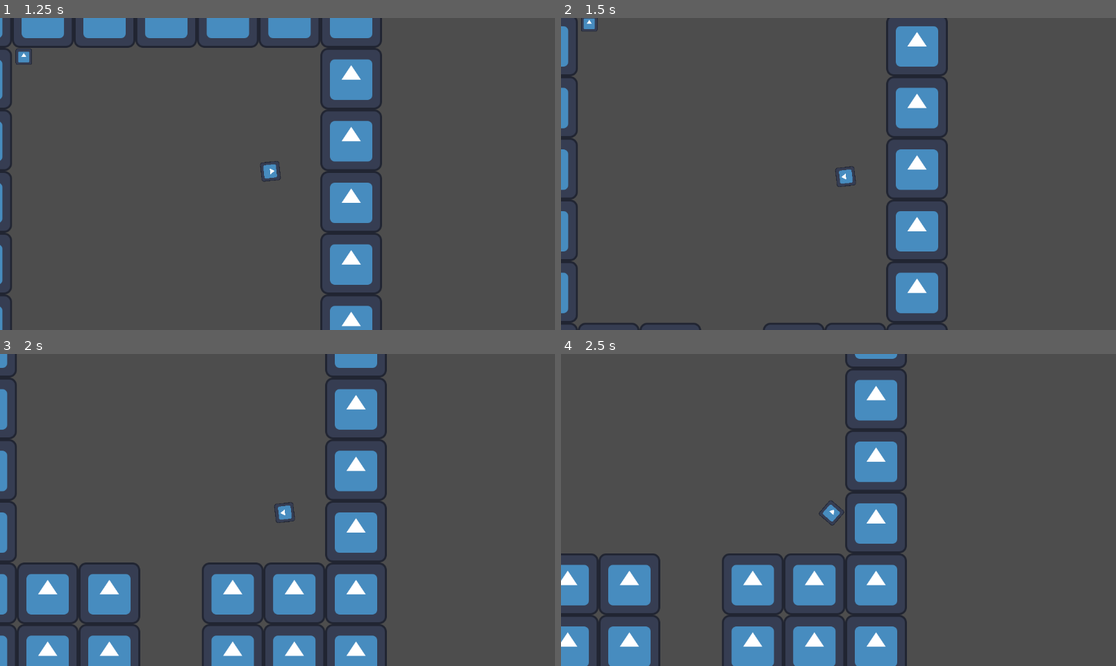
Above: before the commit, frames 1-4 (two rows, left to right).
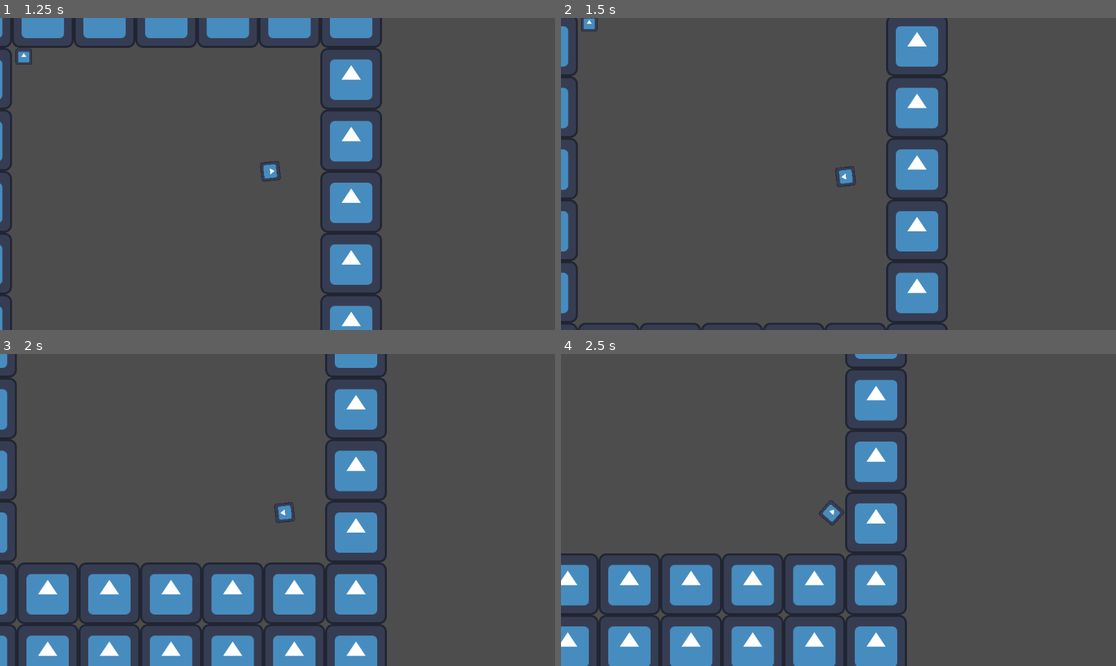
Above: after the commit, the same moments.

Repository: FaellEmiliano/Projeto_Jogo
Game: Godot game, scene res://Mundo.tscn
Two runs of this game, one before a commit and one after it. Both use one fixed random seed, a clock stepped at 60 frames per second and the inputs below. The engine's default icon, where the game draws it, is replaced by a stand-in: a white triangle on a blue panel in a dark square.
Inputs (mouse positions are in pixels of both pictures, inside the frame that each line leads up to):
- Up to frame 1 (1.25 s): move the mouse to (399, 158) at 0.52 s; hold Right (mov_direita) from 0.53 s (still down); click (399, 158) at 0.67 s
- Up to frame 2 (1.5 s): move the mouse to (727, 189) at 1.27 s; release Right (mov_direita) at 1.28 s; hold S (mov_baixo) from 1.28 s (still down)
- Up to frame 3 (2 s): keep holding S (mov_baixo)
- Up to frame 4 (2.5 s): move the mouse to (894, 441) at 2.02 s; release S (mov_baixo) at 2.03 s; hold Right (mov_direita) from 2.03 s (still down)

Frame 1 is identical in both runs. In frame 2, less than 0.1% of the frame differs, in the area x 25-37%, y 97-100%; in frame 3, 2.2%; in frame 4, 2.4%, in the area x 17-30%, y 63-100%.

Commit message:
Sistema de portas adicionado

Diff:
--- a/desenhador.gd
+++ b/desenhador.gd
@@ -49,16 +49,8 @@
 	if flag:
 		get_parent().get_node("jogador").position = sala_inst.position
 	#Fecha portas
-	var vizinhos = pegar_vizinhos(pos)
-	for c in vizinhos:
-		if c == "N":
-			sala_inst.remove_child(sala_inst.get_node("conexao_norte"))
-		if c == "S":
-			sala_inst.remove_child(sala_inst.get_node("conexao_sul"))
-		if c == "L":
-			sala_inst.remove_child(sala_inst.get_node("conexao_leste"))
-		if c == "O":
-			sala_inst.remove_child(sala_inst.get_node("conexao_oeste"))
+	sala_inst.abrir_portas(pegar_vizinhos(pos))
+
 
 func _ready() -> void:
 	for x in mapa.size():
--- a/sala.gd
+++ b/sala.gd
@@ -1,23 +1,36 @@
 extends Node2D
 var player_entrou :bool = false
+@onready var tilemap = $TileMapLayer
+var vizinhos_instanciados :Array
 
 
 func _on_area_sala_body_exited(body: Node2D) -> void:
 	if body.is_in_group("enimy"):
-		abrir_portas()
+		abrir_portas(vizinhos_instanciados)
 
-func fechar_portas():
-	add_child(get_node("portas"))
+func fechar_portas(vizinhos:Array):
+	for c in vizinhos:
+		if c == "N":
+			tilemap.set_cell(Vector2i(0,-3),0,Vector2i(0,0),0)
+		if c == "S":
+			tilemap.set_cell(Vector2i(0,3),0,Vector2i(0,0),0)
+		if c == "L":
+			tilemap.set_cell(Vector2i(3,0),0,Vector2i(0,0),0)
+		if c == "O":
+			tilemap.set_cell(Vector2i(-3,0),0,Vector2i(0,0),0)
 
-func abrir_portas():
-	remove_child(get_node("portas"))
-
-
-
-func _ready() -> void:
-	abrir_portas()
-
+func abrir_portas(vizinhos:Array):
+	vizinhos_instanciados = vizinhos
+	for c in vizinhos:
+		if c == "N":
+			tilemap.set_cell(Vector2i(0,-3),1,Vector2i(0,0),0)
+		if c == "S":
+			tilemap.set_cell(Vector2i(0,3),1,Vector2i(0,0),0)
+		if c == "L":
+			tilemap.set_cell(Vector2i(3,0),1,Vector2i(0,0),0)
+		if c == "O":
+			tilemap.set_cell(Vector2i(-3,0),1,Vector2i(0,0),0)
 
 func _on_area_sala_body_entered(body: Node2D) -> void:
 	if body.is_in_group("character"):
-		fechar_portas()
+		fechar_portas(vizinhos_instanciados)
--- a/sala.tscn
+++ b/sala.tscn
@@ -1,19 +1,27 @@
-[gd_scene load_steps=7 format=4 uid="uid://b1j42d7a8wjtd"]
+[gd_scene load_steps=8 format=4 uid="uid://b1j42d7a8wjtd"]
 
 [ext_resource type="Script" uid="uid://dtg5pnv470cbe" path="res://sala.gd" id="1_num3o"]
 [ext_resource type="Texture2D" uid="uid://br8bv3rwc2flx" path="res://icon.svg" id="1_qkma5"]
 [ext_resource type="PackedScene" uid="uid://d2yw5ewoqqtis" path="res://enimy.tscn" id="2_8p6ll"]
 
-[sub_resource type="TileSetAtlasSource" id="TileSetAtlasSource_8p6ll"]
+[sub_resource type="TileSetAtlasSource" id="TileSetAtlasSource_num3o"]
+resource_name = "parede"
 texture = ExtResource("1_qkma5")
 texture_region_size = Vector2i(128, 128)
 0:0/0 = 0
 0:0/0/physics_layer_0/polygon_0/points = PackedVector2Array(-64, -64, 64, -64, 64, 64, -64, 64)
 
-[sub_resource type="TileSet" id="TileSet_num3o"]
+[sub_resource type="TileSetAtlasSource" id="TileSetAtlasSource_d4nyj"]
+resource_name = "porta"
+texture = ExtResource("1_qkma5")
+texture_region_size = Vector2i(128, 128)
+0:0/0 = 0
+
+[sub_resource type="TileSet" id="TileSet_d4nyj"]
 tile_size = Vector2i(128, 128)
 physics_layer_0/collision_layer = 1
-sources/0 = SubResource("TileSetAtlasSource_8p6ll")
+sources/0 = SubResource("TileSetAtlasSource_num3o")
+sources/1 = SubResource("TileSetAtlasSource_d4nyj")
 
 [sub_resource type="RectangleShape2D" id="RectangleShape2D_8p6ll"]
 size = Vector2(675, 681)
@@ -22,32 +30,8 @@
 script = ExtResource("1_num3o")
 
 [node name="TileMapLayer" type="TileMapLayer" parent="."]
-tile_map_data = PackedByteArray("AAADAAIAAAAAAAAAAAADAAEAAAA …(256 unchanged characters)… AAAAAAAACAAMAAAAAAAAAAAADAAMAAAAAAAAAAAA=")
-tile_set = SubResource("TileSet_num3o")
-
-[node name="conexao_leste" type="Node2D" parent="."]
-
-[node name="TileMapLayer" type="TileMapLayer" parent="conexao_leste"]
-tile_map_data = PackedByteArray("AAADAAAAAAAAAAAAAAA=")
-tile_set = SubResource("TileSet_num3o")
-
-[node name="conexao_oeste" type="Node2D" parent="."]
-
-[node name="TileMapLayer" type="TileMapLayer" parent="conexao_oeste"]
-tile_map_data = PackedByteArray("AAD9/wAAAAAAAAAAAAA=")
-tile_set = SubResource("TileSet_num3o")
-
-[node name="conexao_sul" type="Node2D" parent="."]
-
-[node name="TileMapLayer" type="TileMapLayer" parent="conexao_sul"]
-tile_map_data = PackedByteArray("AAAAAAMAAAAAAAAAAAA=")
-tile_set = SubResource("TileSet_num3o")
-
-[node name="conexao_norte" type="Node2D" parent="."]
-
-[node name="TileMapLayer" type="TileMapLayer" parent="conexao_norte"]
-tile_map_data = PackedByteArray("AAAAAP3/AAAAAAAAAAA=")
-tile_set = SubResource("TileSet_num3o")
+tile_map_data = PackedByteArray("AAADAAIAAAAAAAAAAAADAAEAAAA …(256 unchanged characters)… AAAAAAAACAAMAAAAAAAAAAAADAAMAAAAAAAAAAAAAAP3/AAAAAAAAAAD9/wAAAAAAAAAAAAAAAAMAAAAAAAAAAAADAAAAAAAAAAAAAAA=")
+tile_set = SubResource("TileSet_d4nyj")
 
 [node name="enimy" parent="." instance=ExtResource("2_8p6ll")]
 position = Vector2(-232, -238)
@@ -58,31 +42,5 @@
 position = Vector2(62.5, 64.5)
 shape = SubResource("RectangleShape2D_8p6ll")
 
-[node name="portas" type="Node2D" parent="."]
-
-[node name="porta_leste" type="Node2D" parent="portas"]
-
-[node name="TileMapLayer" type="TileMapLayer" parent="portas/porta_leste"]
-tile_map_data = PackedByteArray("AAADAAAAAAAAAAAAAAA=")
-tile_set = SubResource("TileSet_num3o")
-
-[node name="porta_oeste" type="Node2D" parent="portas"]
-
-[node name="TileMapLayer" type="TileMapLayer" parent="portas/porta_oeste"]
-tile_map_data = PackedByteArray("AAD9/wAAAAAAAAAAAAA=")
-tile_set = SubResource("TileSet_num3o")
-
-[node name="porta_sul" type="Node2D" parent="portas"]
-
-[node name="TileMapLayer" type="TileMapLayer" parent="portas/porta_sul"]
-tile_map_data = PackedByteArray("AAAAAAMAAAAAAAAAAAA=")
-tile_set = SubResource("TileSet_num3o")
-
-[node name="porta_norte" type="Node2D" parent="portas"]
-
-[node name="TileMapLayer" type="TileMapLayer" parent="portas/porta_norte"]
-tile_map_data = PackedByteArray("AAAAAAMAAAAAAAAAAAA=")
-tile_set = SubResource("TileSet_num3o")
-
 [connection signal="body_entered" from="Area_sala" to="." method="_on_area_sala_body_entered"]
 [connection signal="body_exited" from="Area_sala" to="." method="_on_area_sala_body_exited"]
Not shown, changed: export_presets.cfg
Not shown, removed: Projeto jogo IFSP.console.exe
Not shown, changed: Projeto jogo IFSP.exe
Not shown, removed: Projeto jogo IFSP.pck
Not shown, removed: Projeto jogo IFSP.sh
Not shown, changed: Projeto jogo IFSP.x86_64
